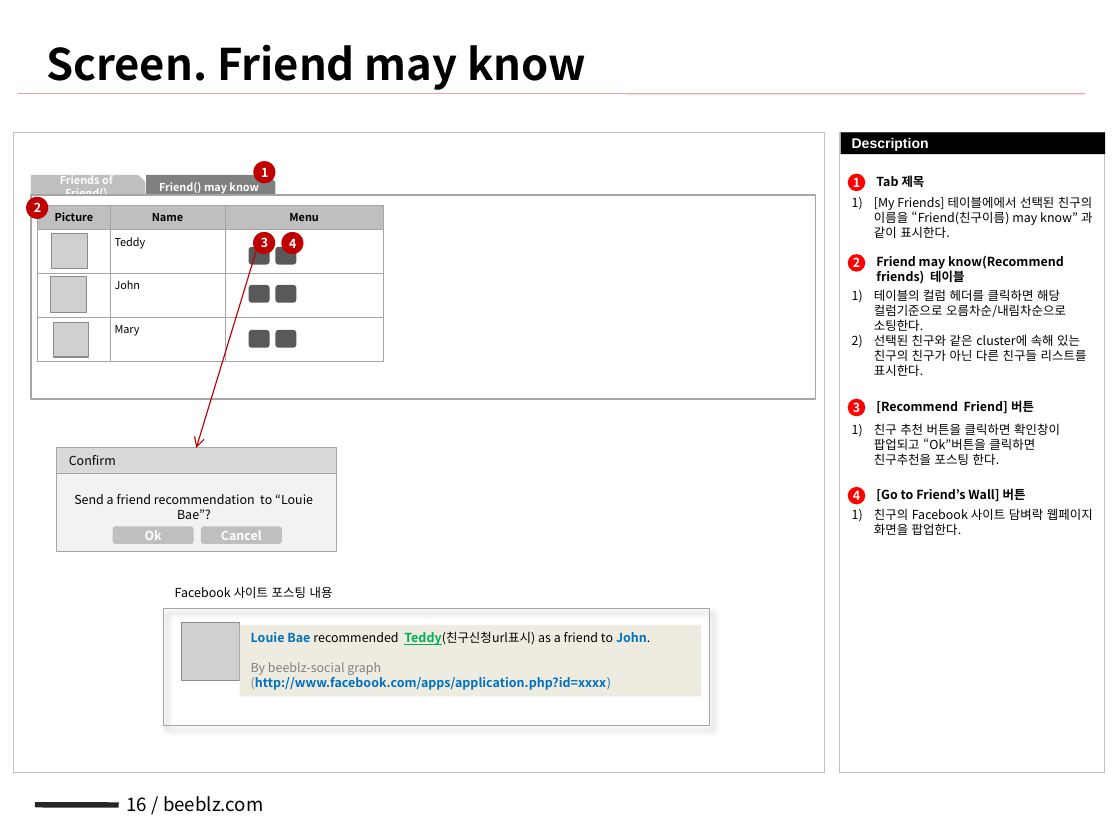
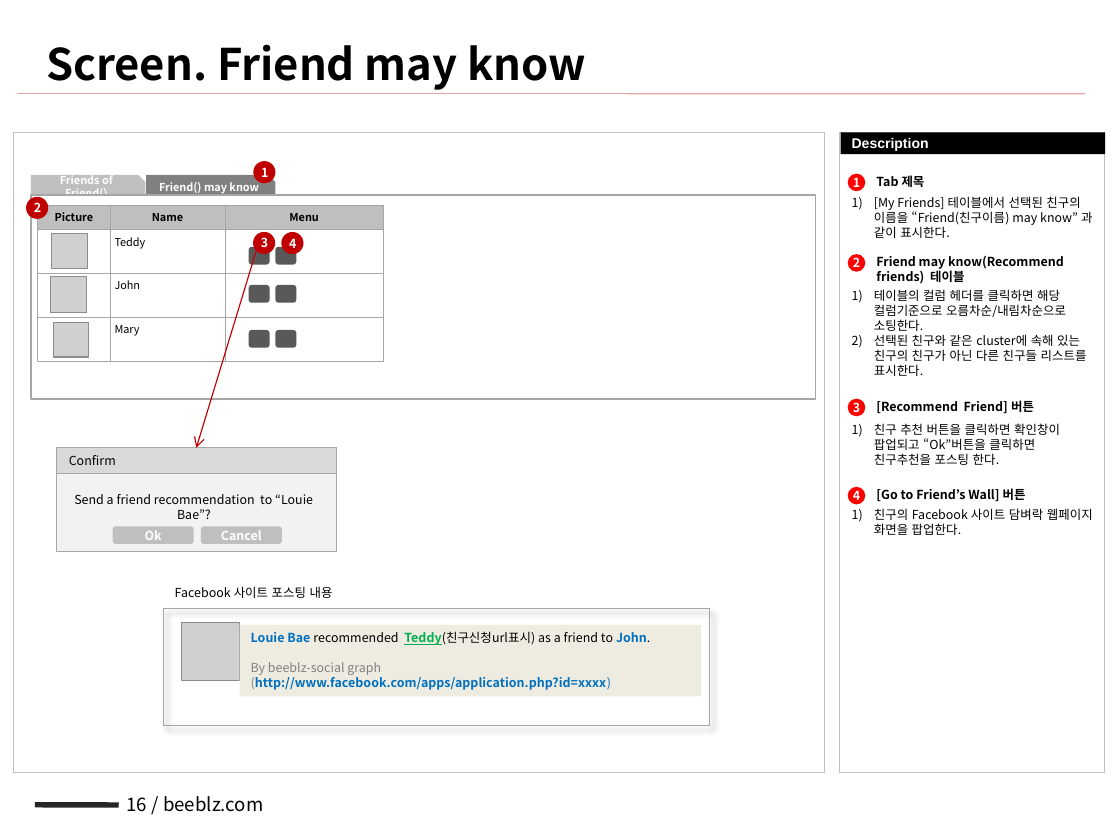
Before and after one commit to NathanaelFebrianto/sonya, a slide deck: slide 16 of beeblz/beeblz-facebook/doc/facebook_sna_v0.1_20101216_배영규.pptx. Drawn at 1120x840 pixels with LibreOffice and Linux fonts; fonts in the diff are those of the drawing; grey boxes stand for pictures. Boxes give left, top, right and bottom in pixels: in the first picture for what was removed or moved away, otherwise in the second. Text is boxed around its words. In the diff, an @@ line names an element or a change of style, - is before the commit and + after.

```diff
--- a/beeblz/beeblz-facebook/doc/facebook_sna_v0.1_20101216_배영규.pptx
+++ b/beeblz/beeblz-facebook/doc/facebook_sna_v0.1_20101216_배영규.pptx
@@ text at (874,196,1092,238): text changed @@
-1) [My Friends] 테이블에에서 선택된 친구의 이름을 “Friend(친구이름) may know” 과 같이 표시한다.
+1) [My Friends] 테이블에서 선택된 친구의 이름을 “Friend(친구이름) may know” 과 같이 표시한다.
```
Also in this commit, not shown: 6 other slides changed, 2 other files.
